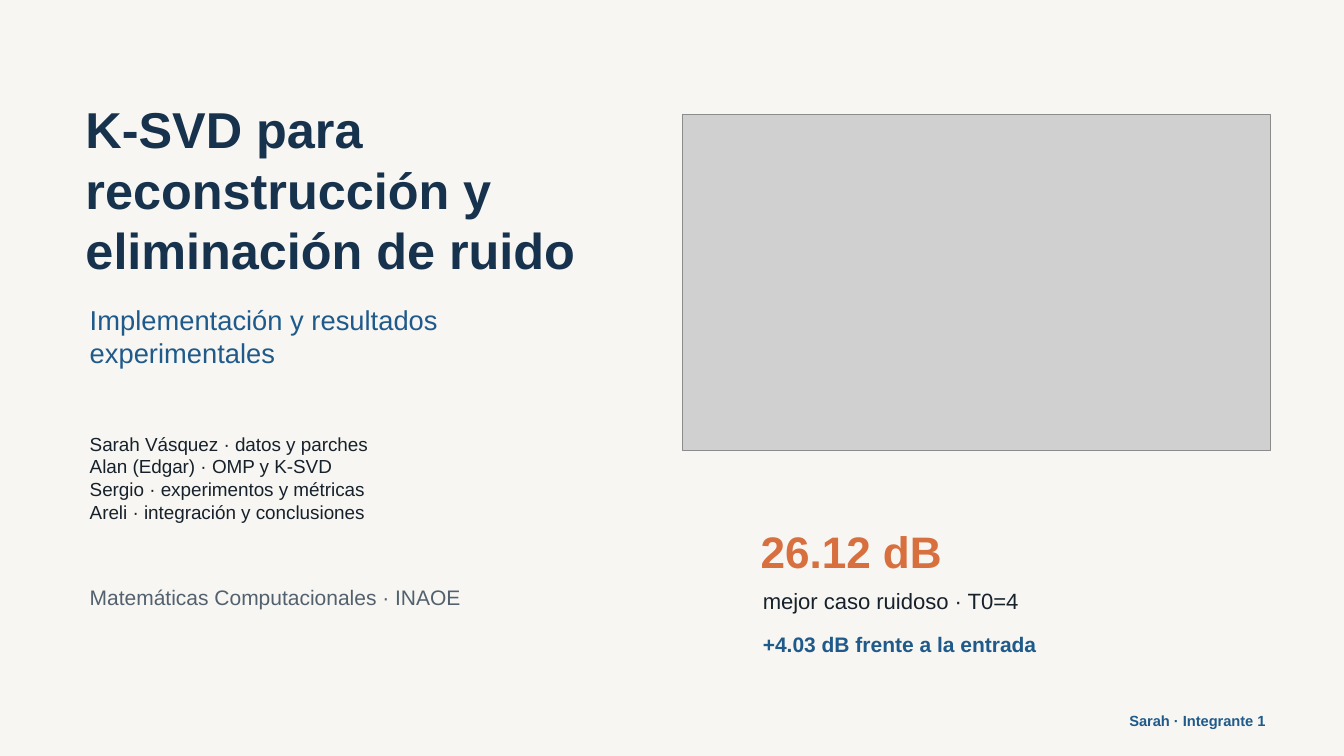
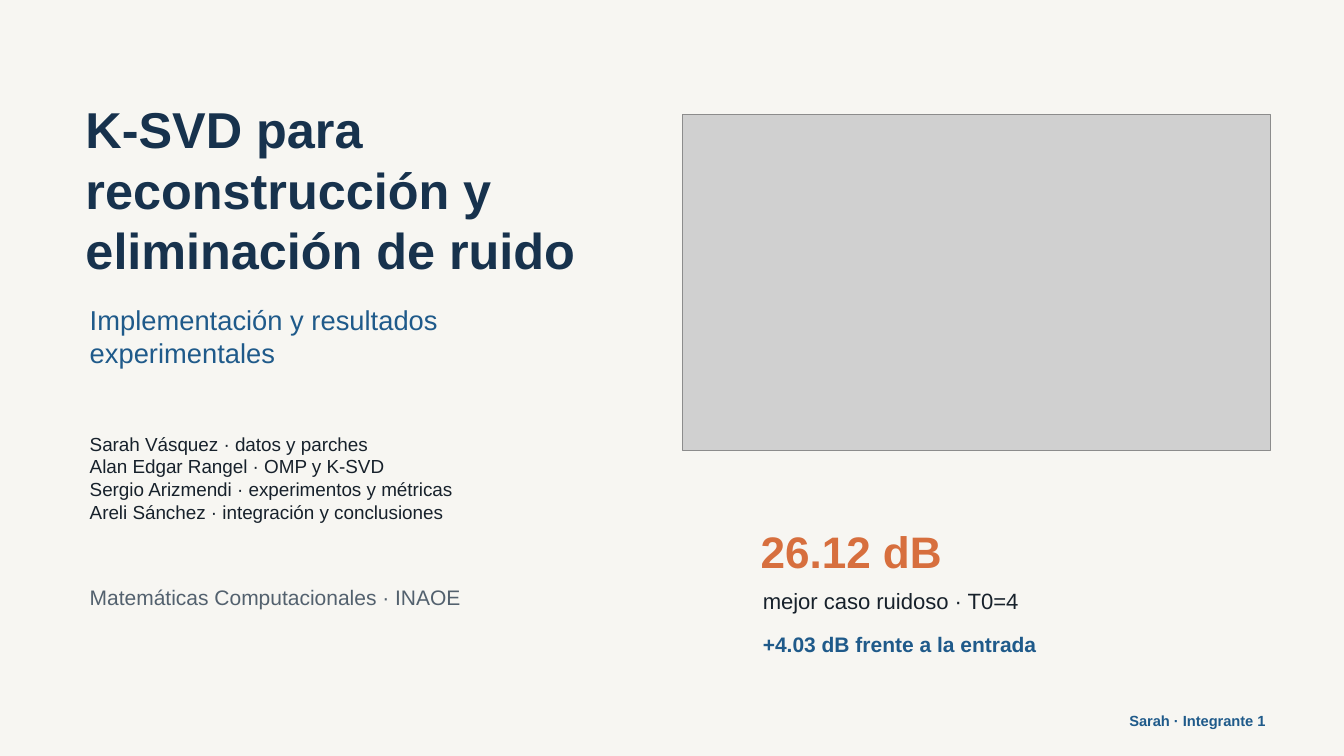
Before and after one commit to SarahVasquezM/ksvd-image-denoising, a slide deck: slide 1 of 04_final/presentacion_final.pptx. Drawn at 1344x756 pixels with LibreOffice and Linux fonts; fonts in the diff are those of the drawing; grey boxes stand for pictures. Boxes give left, top, right and bottom in pixels: in the first picture for what was removed or moved away, otherwise in the second. Text is boxed around its words. In the diff, an @@ line names an element or a change of style, - is before the commit and + after.

```diff
--- a/04_final/presentacion_final.pptx
+++ b/04_final/presentacion_final.pptx
@@ text at bbox=[90, 459, 452, 523]: text changed @@
-Alan (Edgar) · OMP y K-SVD
-Sergio · experimentos y métricas
-Areli · integración y conclusiones
+Alan Edgar Rangel · OMP y K-SVD
+Sergio Arizmendi · experimentos y métricas
+Areli Sánchez · integración y conclusiones
```
Also in this commit, not shown: 1 other slide changed, 2 other files.
